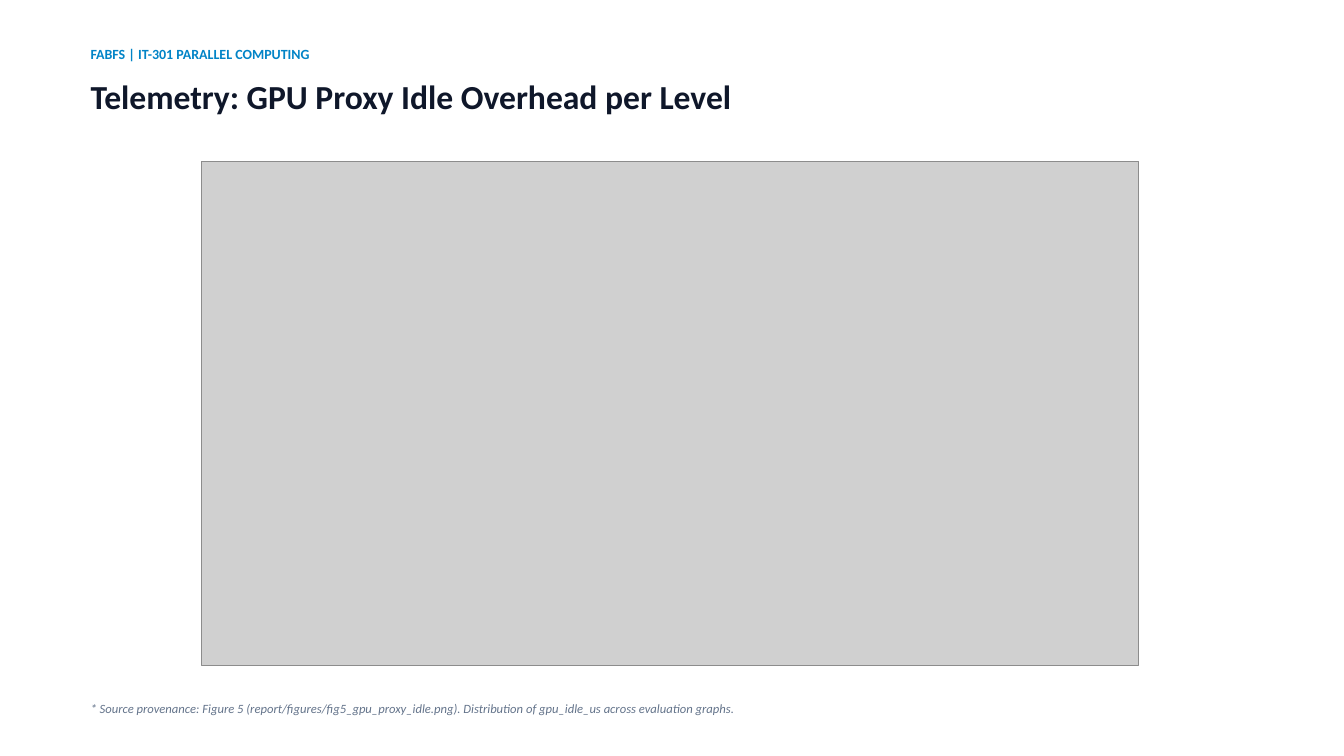
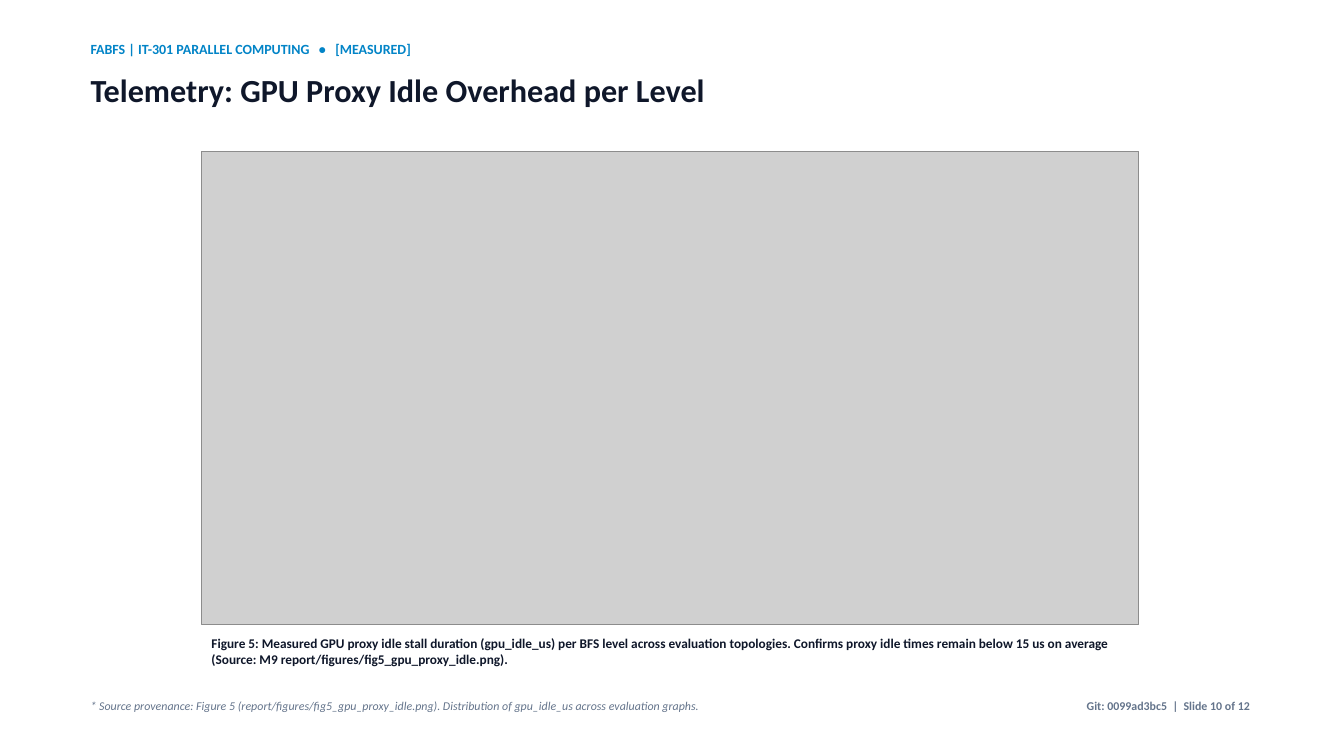
Before and after one commit to rniszn/parallel-computing-FABFS, a slide deck: slide 10 of presentation/FABFS.pptx. Drawn at 1344x756 pixels with LibreOffice and Linux fonts; fonts in the diff are those of the drawing; grey boxes stand for pictures. Boxes give left, top, right and bottom in pixels: in the first picture for what was removed or moved away, otherwise in the second. Text is boxed around its words. In the diff, an @@ line names an element or a change of style, - is before the commit and + after.

Commit message:
ui: enhance evaluator demo visualizer and presentation slide deck
- Demo: persistent Synthetic walkthrough / Real trace badge; beside-graph active telemetry overlay card (frontier size, mode, chunk count, CPU/GPU times); mode legend with matching colors; clear controls with keyboard shortcuts (Left/Right/Space) and Level X of Y step counter; one-sentence mode meaning bar under canvas; mobile phone responsive layout with >=44px touch targets; footer with calibration thresholds and commit hash.

- Presentation: one figure per slide with source captions; Planned vs Measured badges on all slides; Gate 1 and Gate 4 status on first results slide; mode colors matched to visualizer; slide numbers and git commit hash footer.

- Tests & Walkthrough: added tests/test_demo.py test suite; updated presentation/WALKTHROUGH.md presenter script; regenerated presentation/fallback/ screenshots.

```diff
--- a/presentation/FABFS.pptx
+++ b/presentation/FABFS.pptx
@@ text at <box>91,43,410,56</box>: text changed @@
-FABFS | IT-301 PARALLEL COMPUTING
+FABFS | IT-301 PARALLEL COMPUTING • [MEASURED]
@@ text "Telemetry: GPU Proxy Idle Overhead ..." at <box>91,79,705,107</box>: size 24 to 23 pt @@
@@ picture: place and size @@
-picture at <box>202,161,1139,665</box>
+picture at <box>202,151,1139,625</box>
@@ text added at <box>211,638,1108,667</box>, 9.5 pt, text #0F172A, bold @@
+Figure 5: Measured GPU proxy idle stall duration (gpu_idle_us) per BFS level across evaluation topologies. Confirms proxy idle times remain below 15 us on average (Source: M9 report/figures/fig5_gpu_proxy_idle.png).
@@ text "* Source provenance: Figure 5 ..." at <box>99,701,698,712</box>: size 9 to 8.5 pt @@
@@ text added at <box>1087,701,1250,710</box>, 8.5 pt, text #64748B, bold @@
+Git: 0099ad3bc5 | Slide 10 of 12
```
Also in this commit, not shown: 10 other slides changed, 1 slide added, 1 slide removed, 11 other files.
